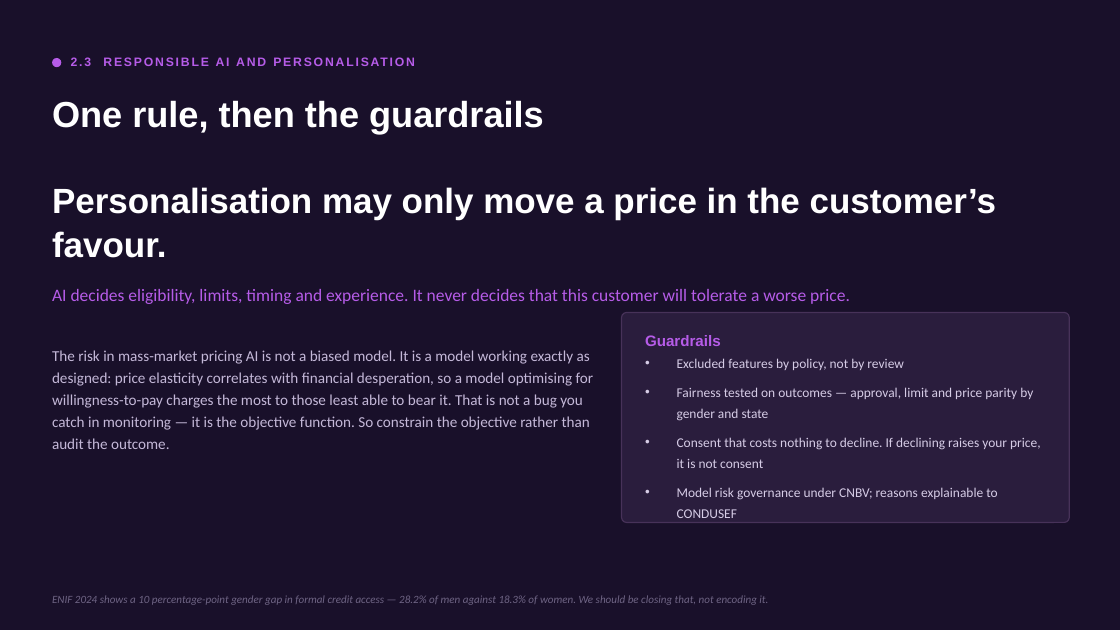
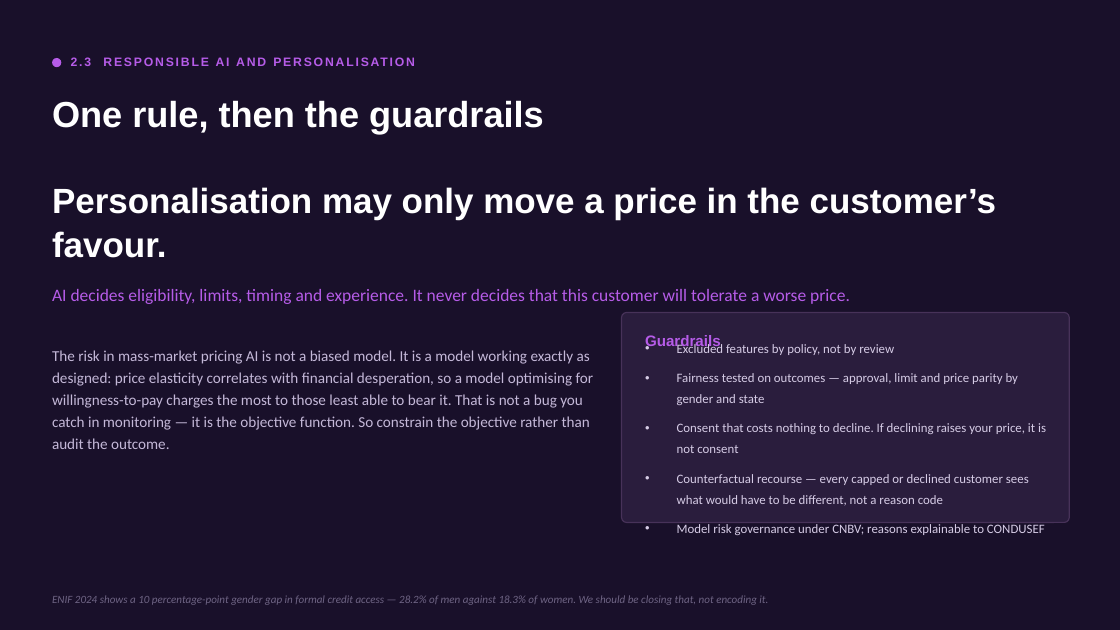
Before and after one commit to cemorr10-debug/nubank-case-prep, a slide deck: slide 11 of deck/Core_Mexico_Business_Case.pptx. Drawn at 1120x630 pixels with LibreOffice and Linux fonts; fonts in the diff are those of the drawing. Boxes give left, top, right and bottom in pixels: in the first picture for what was removed or moved away, otherwise in the second. Text is boxed around its words. In the diff, an @@ line names an element or a change of style, - is before the commit and + after.

```diff
--- a/deck/Core_Mexico_Business_Case.pptx
+++ b/deck/Core_Mexico_Business_Case.pptx
@@ text at <box>677,342,1046,535</box>: size 11.5 to 11 pt in "Excluded features by policy, not by review", "Fairness tested on outcomes — approval, limit ...", "Consent that costs nothing to decline. If ...", "Model risk governance under CNBV; reasons explainable ..." @@
@@ text at <box>677,474,1029,506</box>: paragraph added @@
+• Counterfactual recourse — every capped or declined customer sees what would have to be different, not a reason code
```
Also in this commit, not shown: 7 other slides changed, 5 other files.
